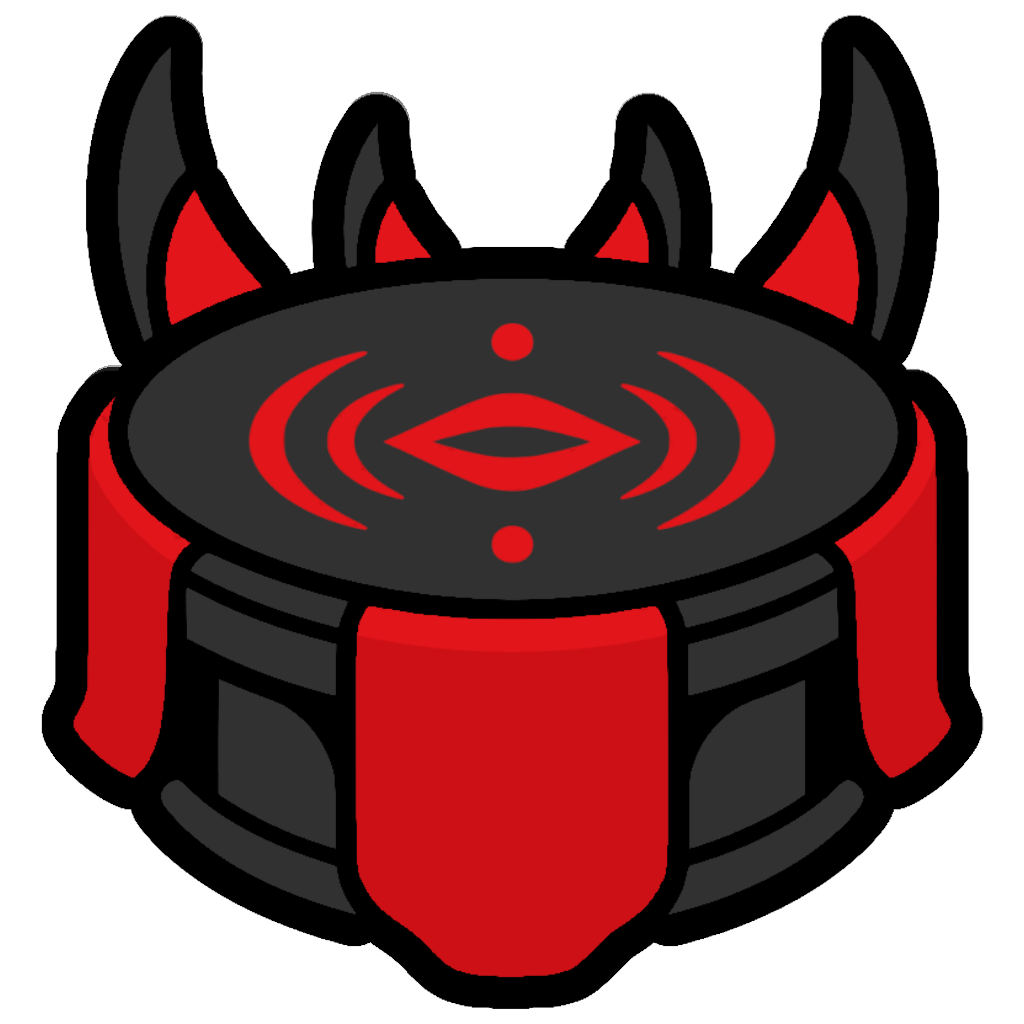
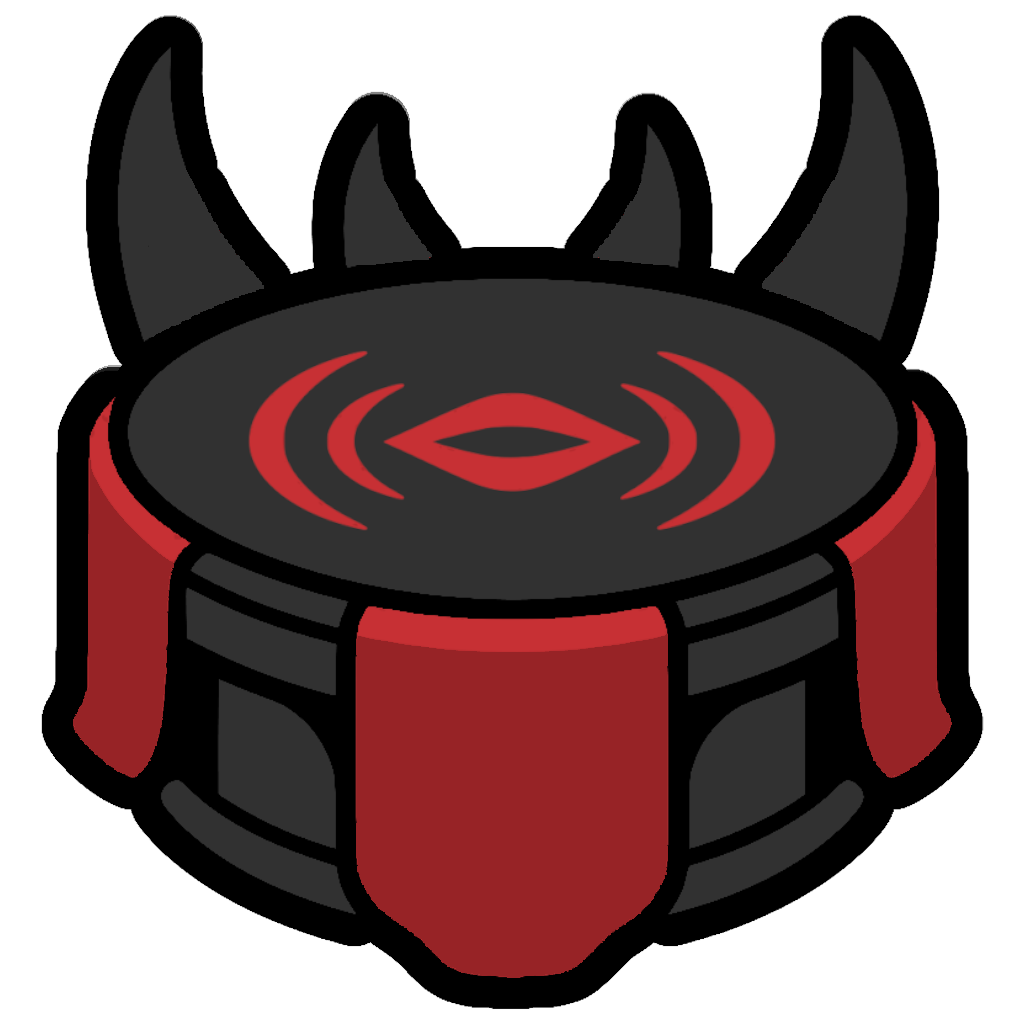
Two versions of the same layered image (1024 x 1024). Layer-by-layer changes:
painted on "Harmony altar.png" over [73, 168, 952, 978]